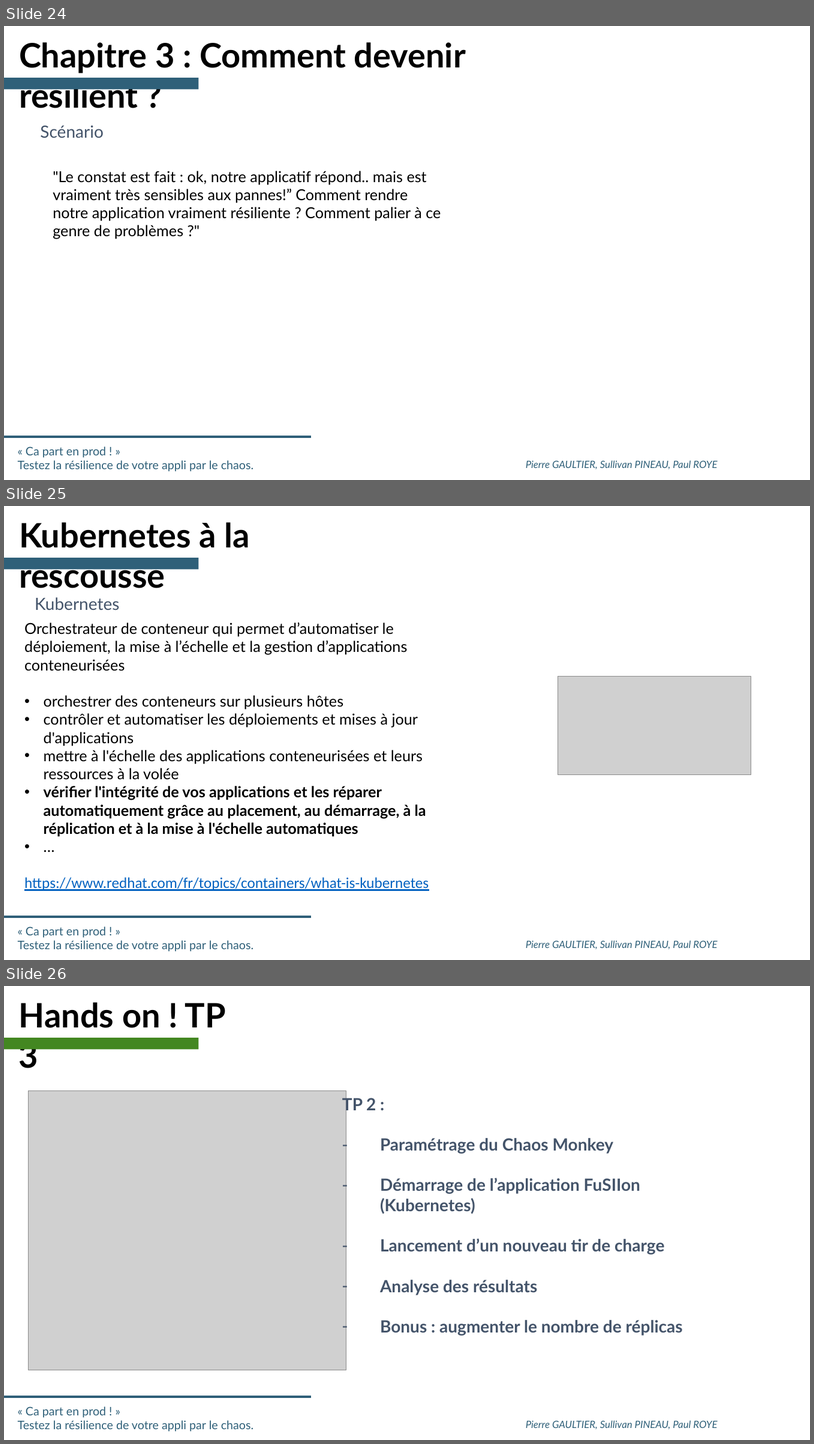
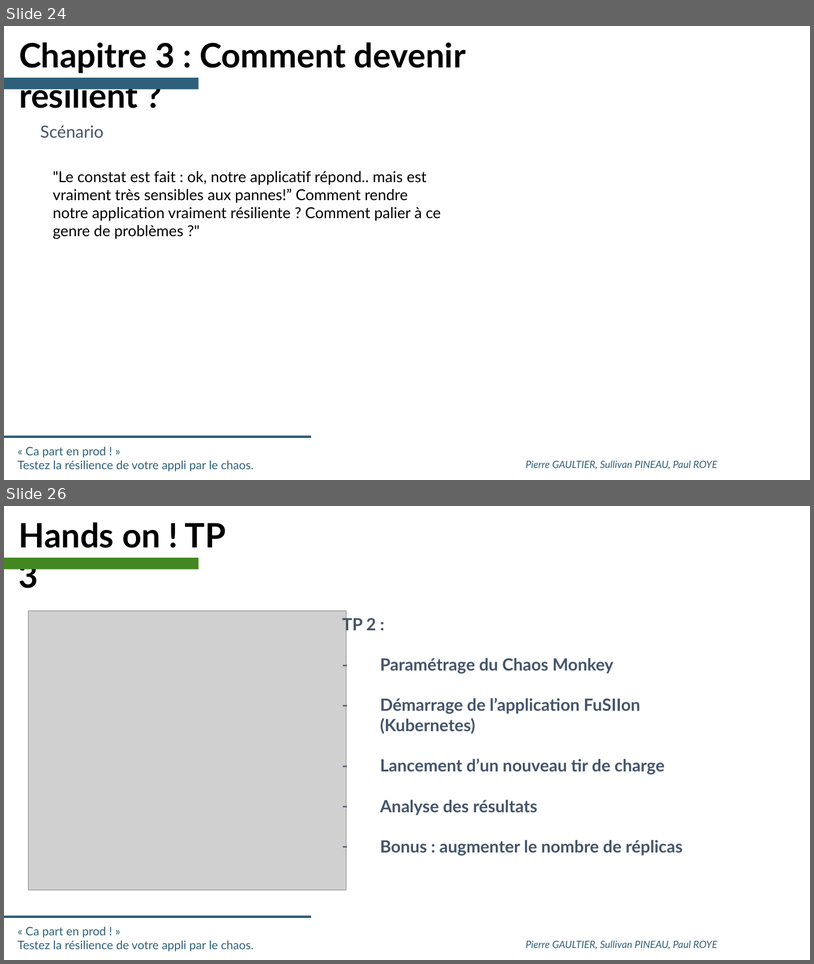
Before and after one commit to SII-Codelab-Chaos/Codelab-Chaos-TP, a slide deck: Hands-On -Chaos - SLIDES.pptx. Shown one above the other, each under a label of ours: slides 24, 25 and 26 before the commit, slides 24 and 26 after it; the slides between them are not shown. The pictures are 814x1444 and 814x964 pixels, drawn with LibreOffice and Linux fonts; fonts in the diff are those of the drawing; grey boxes stand for pictures; background and template pictures are left out. Boxes give left, top, right and bottom in pixels: in the first picture for what was removed or moved away, otherwise in the second. Text is boxed around its words. In the diff, an @@ line names an element or a change of style, - is before the commit and + after.

```diff
--- a/Hands-On -Chaos - SLIDES.pptx
+++ b/Hands-On -Chaos - SLIDES.pptx
@@ slide 25 removed at bbox=[4, 506, 810, 960], background #FFFFFF; not listed: 3 template elements that a slide beside it also shows @@
@@ text removed at bbox=[19, 522, 250, 594] @@
-Kubernetes à la rescousse
@@ rectangle removed at bbox=[4, 558, 199, 569] @@
@@ text removed at bbox=[35, 597, 119, 610] @@
-Kubernetes
@@ text removed at bbox=[24, 622, 429, 891] @@
-Orchestrateur de conteneur qui permet d’automatiser le déploiement, la mise à l’échelle et la gestion d’applications conteneurisées
-• orchestrer des conteneurs sur plusieurs hôtes
-• contrôler et automatiser les déploiements et mises à jour d'applications
-• mettre à l'échelle des applications conteneurisées et leurs ressources à la volée
-• vérifier l'intégrité de vos applications et les réparer automatiquement grâce au placement, au démarrage, à la réplication et à la mise à l'échelle automatiques
-• …
-https://www.redhat.com/fr/topics/containers/what-is-kubernetes
@@ picture removed at bbox=[558, 676, 752, 775] @@
```
Also in this commit, not shown: 1 slide added.
